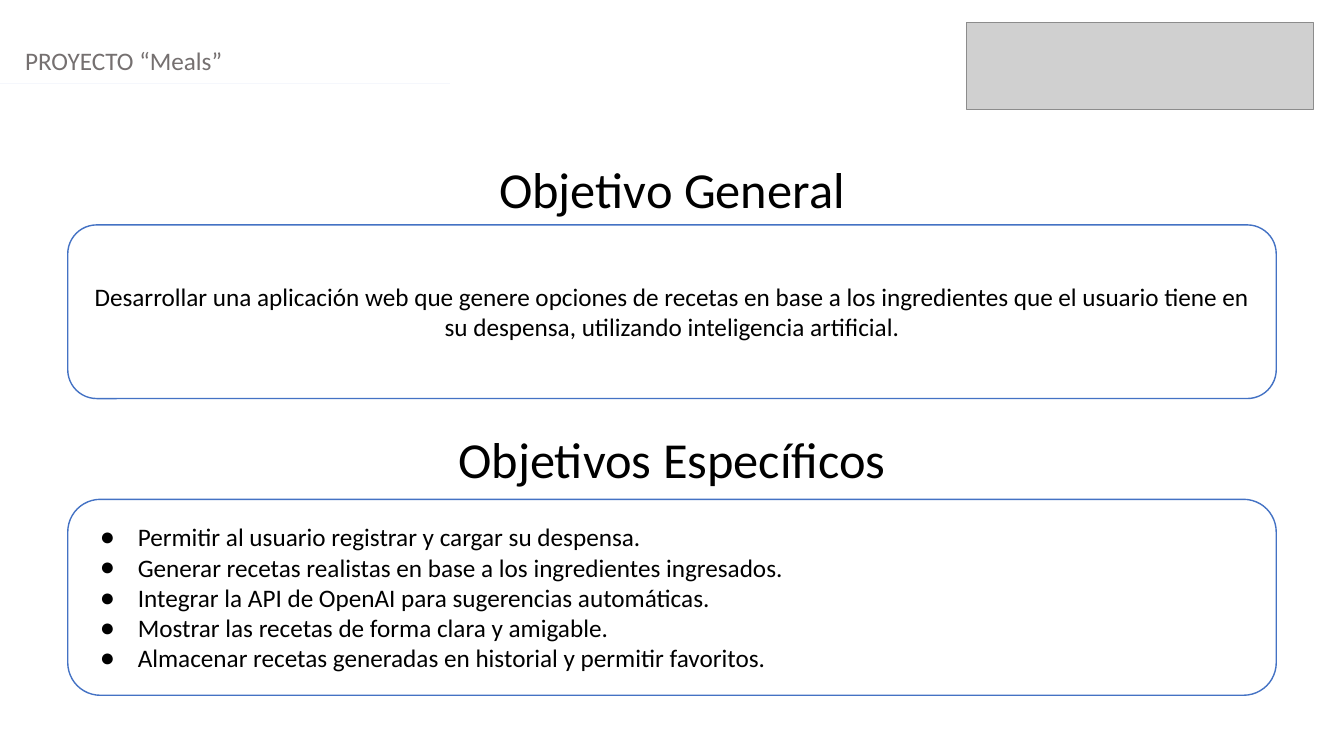
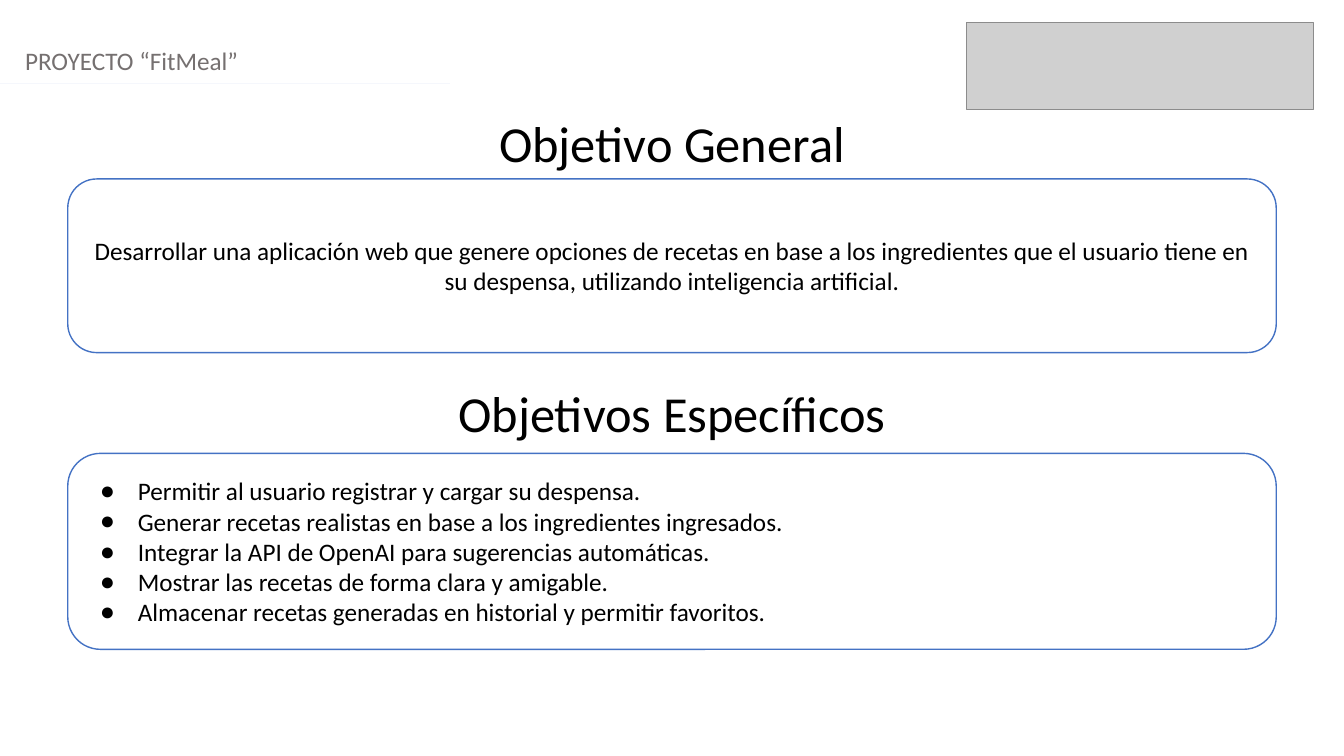
Before and after one commit to NicolasGZ99/Proyecto_APT, a slide deck: slide 4 of Fase2/Formato Presentación final.pptx. Drawn at 1344x756 pixels with LibreOffice and Linux fonts; fonts in the diff are those of the drawing; grey boxes stand for pictures. Boxes give left, top, right and bottom in pixels: in the first picture for what was removed or moved away, otherwise in the second. Text is boxed around its words. In the diff, an @@ line names an element or a change of style, - is before the commit and + after.

```diff
--- a/Fase2/Formato Presentación final.pptx
+++ b/Fase2/Formato Presentación final.pptx
@@ text at (25,52,238,70): text changed @@
-PROYECTO “Meals”
+PROYECTO “FitMeal”
@@ 2 texts, 2 rounded rectangles: place and size @@
-2 texts, 2 rounded rectangles at (68,173,1276,695)
+2 texts, 2 rounded rectangles at (68,127,1276,649)
```
Also in this commit, not shown: 6 other slides changed.
